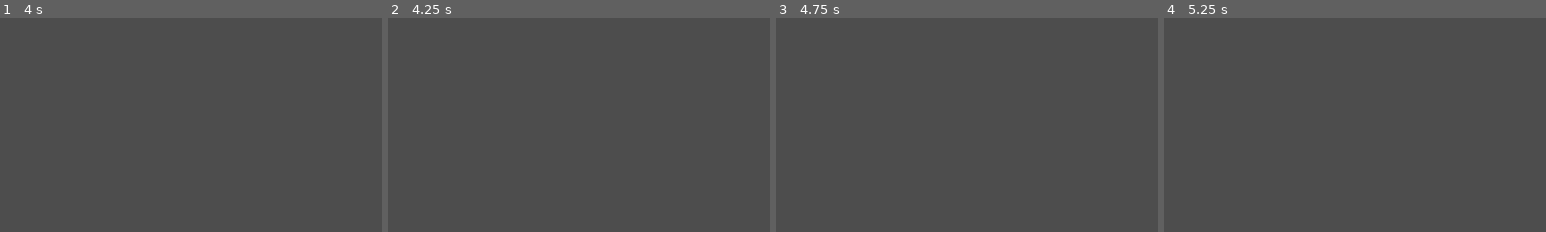
Above: before the commit, frames 1-4 (left to right).
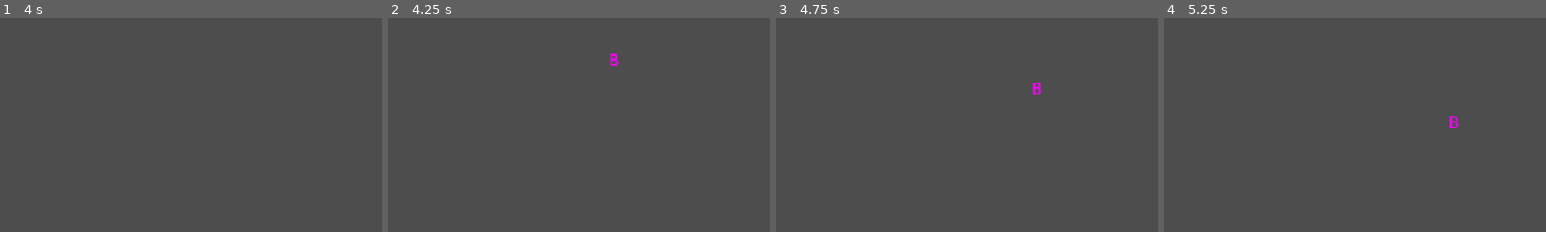
Above: after the commit, the same moments.

Repository: Coulky/milk
Game: Godot game, scene res://scenes/main.tscn
Same seed, same stepped clock (60 frames per second), same inputs: the game is played once before the commit and once after it.
Inputs:
- Up to frame 1 (4 s): tap Enter (ui_accept) at 0.5, 0.77, 1.25, 1.52, 2, 2.75, 3.02, 3.5, 3.77 s; hold D (move_right) 0.53-1.28 s; hold S (move_down) 1.28-2.03 s; hold D (move_right) 2.03-2.78 s; hold W (move_up) 2.78-3.53 s; hold A (move_left) from 3.53 s (still down)
- Up to frame 2 (4.25 s): keep holding A (move_left)
- Up to frame 3 (4.75 s): keep holding A (move_left); tap Enter (ui_accept) at 4.25, 4.52 s
- Up to frame 4 (5.25 s): release A (move_left) at 5.03 s; hold S (move_down) from 5.03 s (still down)
The pictures show only the part of the screen within x 50-100%, y 50-100%; the shares and areas given below are measured in that part.

Frame 1 is identical in both runs. In frame 2, 0.1% of the frame differs, in the area x 58-61%, y 16-23%; in frame 3, 0.1%; in frame 4, 0.1%.

Commit message:
0.1： run！！！

Diff:
--- a/scripts/entities/enemies/enemy.gd
+++ b/scripts/entities/enemies/enemy.gd
@@ -46,7 +46,7 @@
 		sprite.horizontal_alignment = HORIZONTAL_ALIGNMENT_CENTER
 		sprite.vertical_alignment = VERTICAL_ALIGNMENT_CENTER
 
-func _physics_process(delta):
+func _physics_process(_delta):
 	if not GameManager.is_game_running or GameManager.is_paused:
 		return
 
--- a/scripts/entities/player/player.gd
+++ b/scripts/entities/player/player.gd
@@ -111,7 +111,7 @@
 		if collision_shape and collision_shape.shape is CircleShape2D:
 			collision_shape.shape.radius = pickup_range
 
-func _physics_process(delta):
+func _physics_process(_delta):
 	if not GameManager.is_game_running or GameManager.is_paused:
 		return
 
@@ -132,7 +132,7 @@
 	var actual_damage = max(1, amount - defense)
 	current_health -= actual_damage
 	emit_signal("health_changed", current_health, max_health)
-	GameManager.emit_signal("health_changed", current_health, max_health)
+	GameManager.update_player_health(current_health, max_health)
 
 	if current_health <= 0:
 		die()
@@ -142,7 +142,7 @@
 func heal(amount: int):
 	current_health = min(max_health, current_health + amount)
 	emit_signal("health_changed", current_health, max_health)
-	GameManager.emit_signal("health_changed", current_health, max_health)
+	GameManager.update_player_health(current_health, max_health)
 
 func start_invincibility():
 	is_invincible = true
--- a/scripts/entities/weapons/weapon_base.gd
+++ b/scripts/entities/weapons/weapon_base.gd
@@ -28,9 +28,9 @@
 
 signal attack_performed
 
-func setup(config: Dictionary, owner: Node2D):
+func setup(config: Dictionary, player: Node2D):
 	weapon_config = config
-	owner_player = owner
+	owner_player = player
 
 	weapon_id = config.get("id", "")
 	weapon_name = config.get("name", "")
@@ -147,7 +147,7 @@
 	var projectile_scene = preload("res://scenes/entities/projectile.tscn")
 	return projectile_scene.instantiate()
 
-func create_lightning_effect(pos: Vector2):
+func create_lightning_effect(_pos: Vector2):
 	pass
 
 func apply_cooldown_reduction(value: float):
--- a/scripts/main.gd
+++ b/scripts/main.gd
@@ -22,7 +22,7 @@
 
 	game_ui.visible = true
 
-func _on_level_up(new_level: int):
+func _on_level_up(_new_level: int):
 	upgrade_ui.show_upgrades()
 
 func _on_game_over():
--- a/scripts/managers/enemy_spawner.gd
+++ b/scripts/managers/enemy_spawner.gd
@@ -1,4 +1,4 @@
-extends Node2D
+extends Node
 
 @export var spawn_radius: float = 800.0
 @export var min_spawn_distance: float = 300.0
--- a/scripts/managers/game_manager.gd
+++ b/scripts/managers/game_manager.gd
@@ -54,6 +54,9 @@
 	is_game_running = false
 	emit_signal("game_over")
 
+func update_player_health(current_health: int, max_health: int):
+	emit_signal("health_changed", current_health, max_health)
+
 func register_player(p: Node2D):
 	player = p
 
@@ -82,7 +85,7 @@
 		emit_signal("level_up", current_level)
 
 func get_game_time_formatted() -> String:
-	var minutes = int(game_time) / 60
+	var minutes = int(game_time / 60)
 	var seconds = int(game_time) % 60
 	return "%02d:%02d" % [minutes, seconds]
 
--- a/scripts/ui/game_ui.gd
+++ b/scripts/ui/game_ui.gd
@@ -14,7 +14,7 @@
 
 	update_ui()
 
-func _process(delta):
+func _process(_delta):
 	if GameManager.is_game_running:
 		time_label.text = GameManager.get_game_time_formatted()
 
